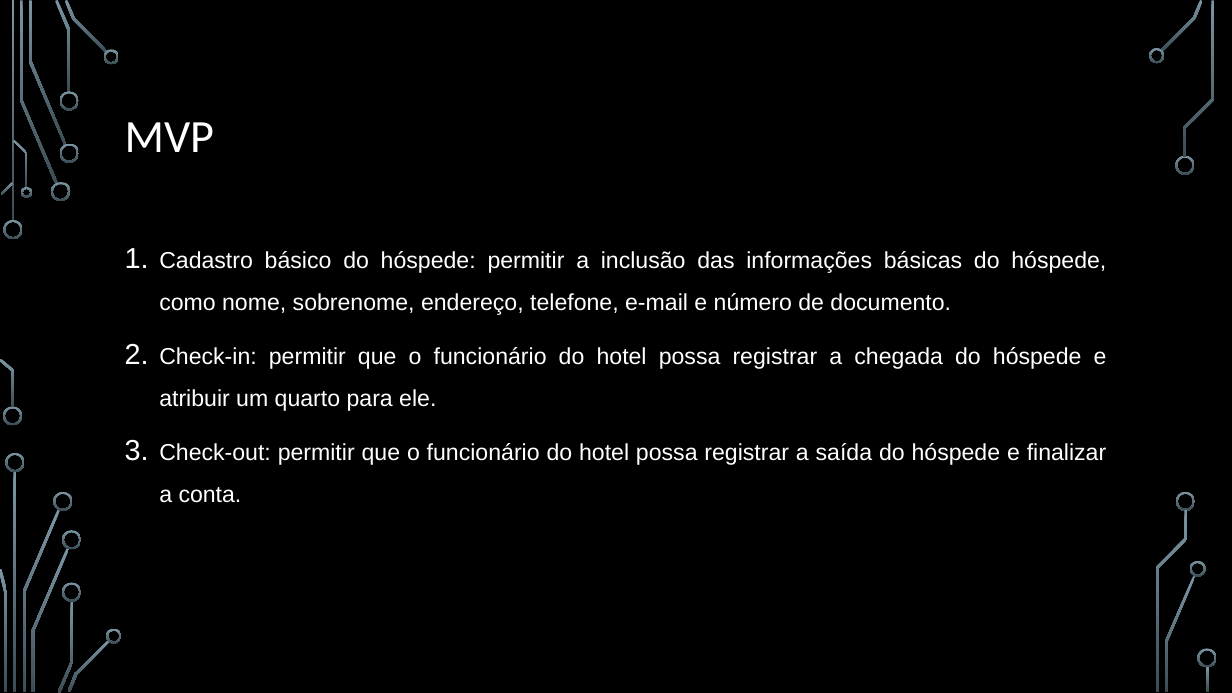
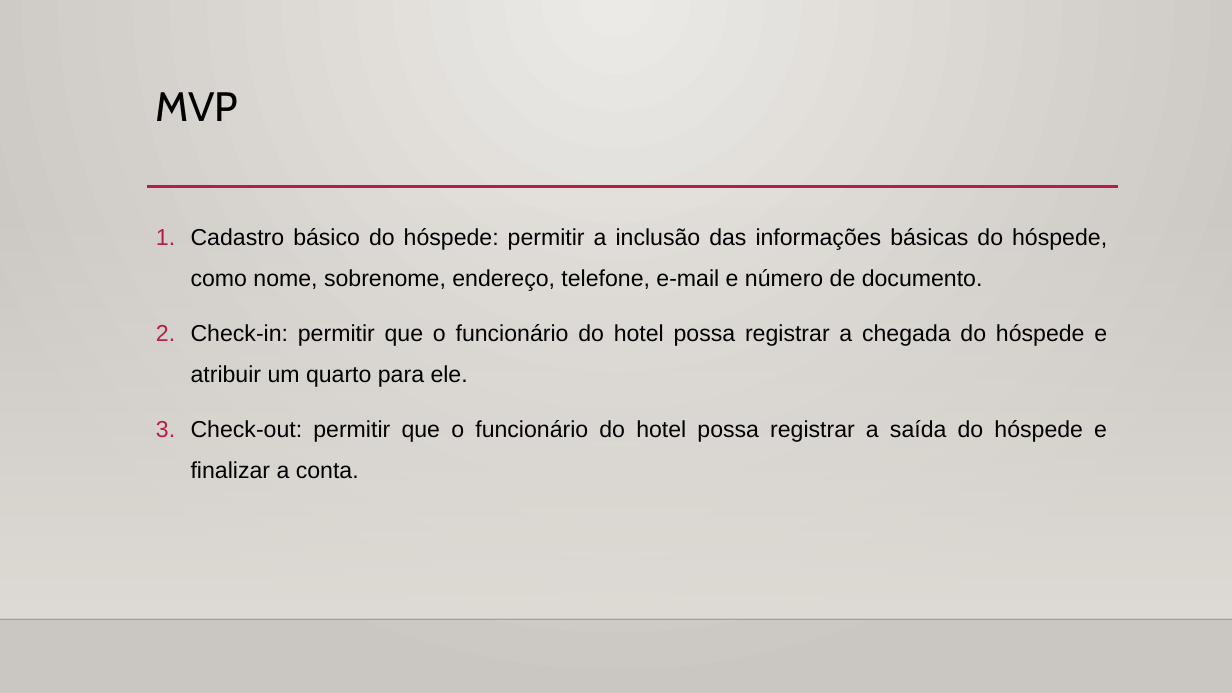
Before and after one commit to Esc-Sistema-de-Gerenciamento-de-Hoteis/Apresentacoes, a slide deck: slide 4 of ESC - Sistema de Gerenciamento de Hoteis.pptx. Drawn at 1232x693 pixels with LibreOffice and Linux fonts; fonts in the diff are those of the drawing; background and template pictures are left out. Boxes give left, top, right and bottom in pixels: in the first picture for what was removed or moved away, otherwise in the second. Text is boxed around its words. In the diff, an @@ line names an element or a change of style, - is before the commit and + after.

```diff
--- a/ESC - Sistema de Gerenciamento de Hoteis.pptx
+++ b/ESC - Sistema de Gerenciamento de Hoteis.pptx
@@ background picture (left out) to gradient #ECEAE7 to #CAC7C1 @@
@@ title "MVP": place and size @@
-title "MVP" at [125,122,214,152]
+title "MVP" at [156,92,239,121]
@@ title "MVP" at [156,92,239,121]: size 36 to 32 pt, font Calibri to Cabin, text colour #FFFFFF to #000000; vertical alignment middle to top @@
@@ rectangle added at [0,204,1232,619], fill gradient #DFDBD5 @@
@@ text "Cadastro básico do hóspede: permitir ...": place and size @@
-text "Cadastro básico do hóspede: permitir ..." at [159,251,1107,503]
+text "Cadastro básico do hóspede: permitir ..." at [191,228,1107,479]
@@ text "Cadastro básico do hóspede: permitir ..." at [191,228,1107,479]: text colour #FFFFFF to #000000 @@
@@ line added from (147, 187) to (1118, 187), #B71E42 2.5 pt @@
@@ line added from (0, 619) to (1232, 619), #000001 1 pt @@
@@ group removed at [0,0,1217,693]: 33 freeform shapes, 3 rectangles @@
```
Also in this commit, not shown: 4 other slides changed, 1 slide added, 1 slide removed.
